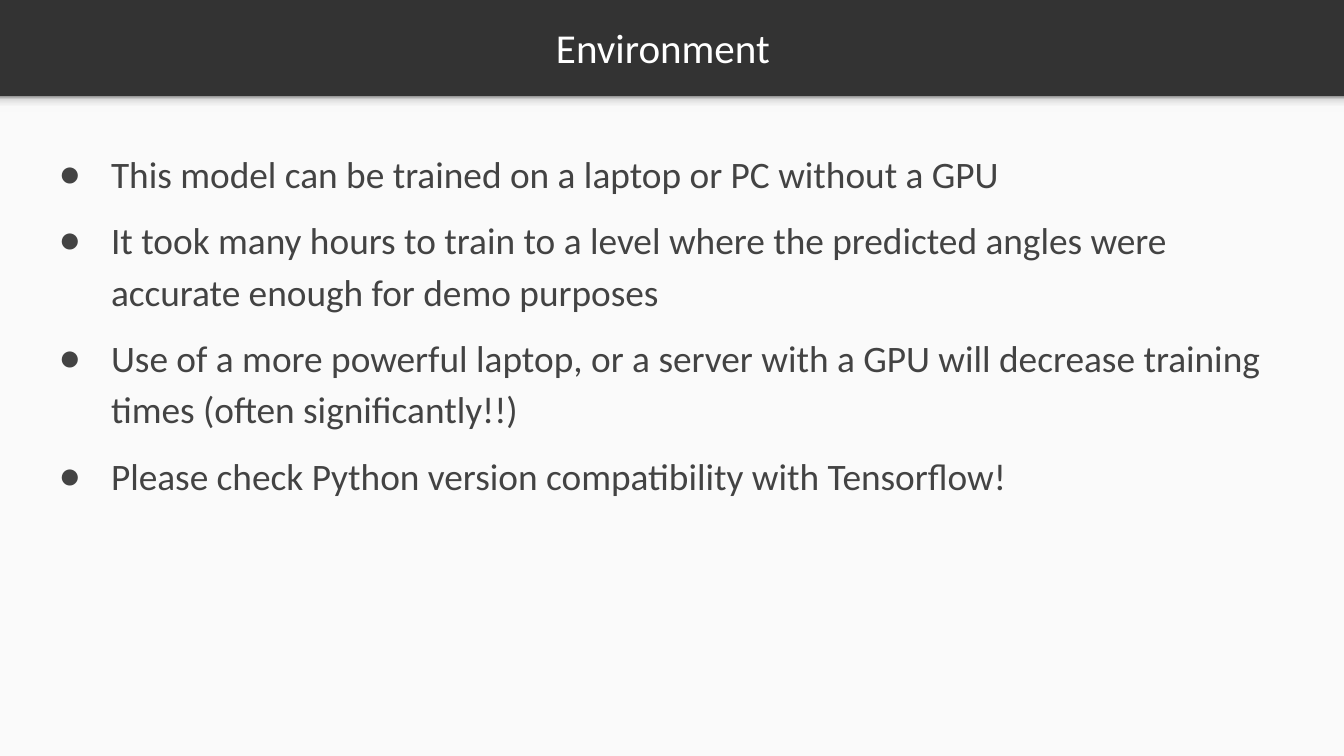
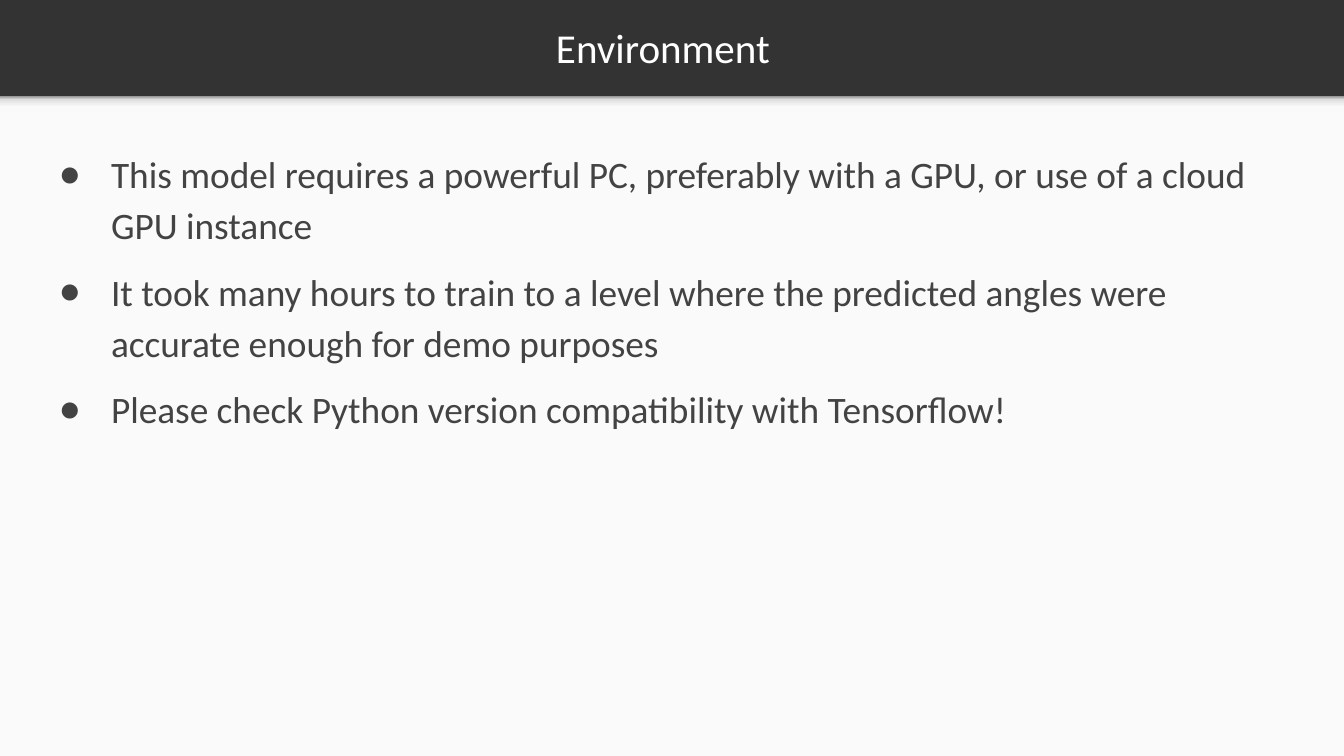
Before and after one commit to markstrefford/1.-Learning-Python-AI-by-Example, a slide deck: slide 10 of 4. Predicting the steering angle of a car/Slides/4.1.pptx. Drawn at 1344x756 pixels with LibreOffice and Linux fonts; fonts in the diff are those of the drawing. Boxes give left, top, right and bottom in pixels: in the first picture for what was removed or moved away, otherwise in the second. Text is boxed around its words. In the diff, an @@ line names an element or a change of style, - is before the commit and + after.

```diff
--- a/4. Predicting the steering angle of a car/Slides/4.1.pptx
+++ b/4. Predicting the steering angle of a car/Slides/4.1.pptx
@@ text at <box>111,162,1245,240</box>: text changed @@
-● This model can be trained on a laptop or PC without a GPU
+● This model requires a powerful PC, preferably with a GPU, or use of a cloud GPU instance
@@ text at <box>111,346,1260,430</box>: paragraph removed @@
-● Use of a more powerful laptop, or a server with a GPU will decrease training times (often significantly!!)
```
Also in this commit, not shown: 5 other slides changed, 2 slides added, 2 other files.
